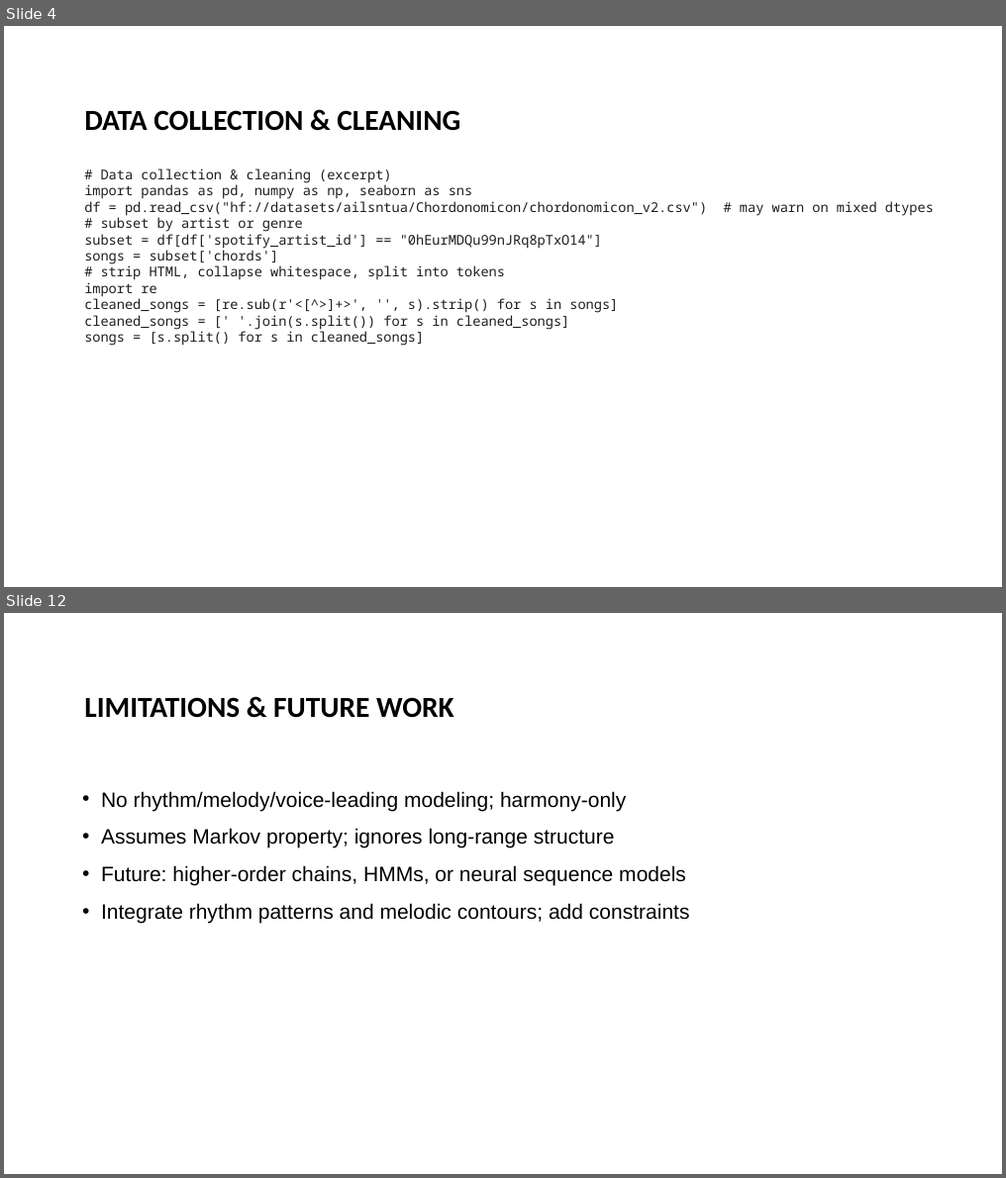
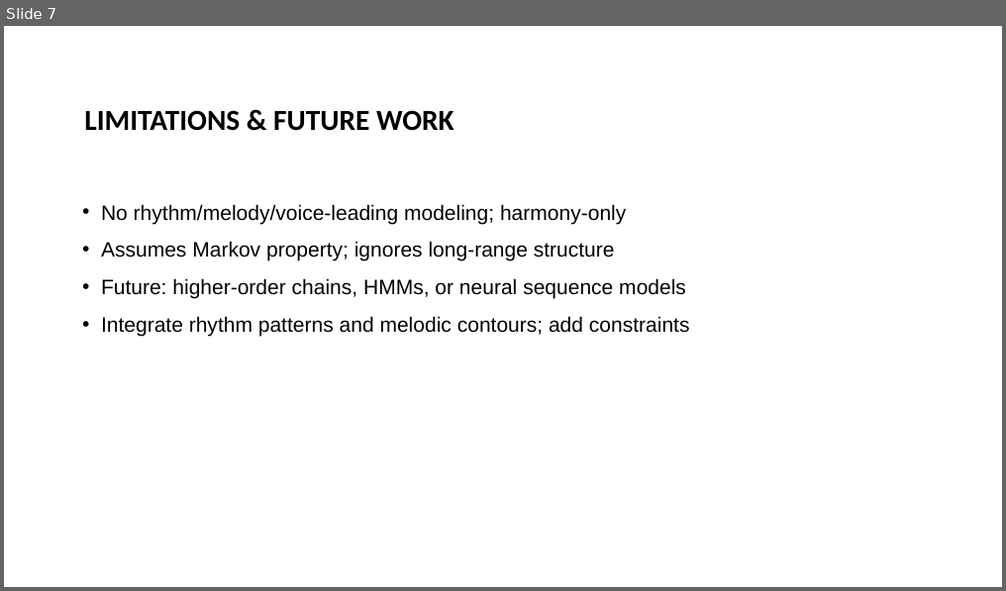
Before and after one commit to andersone17/MARKOV_MUSIC_GENERATOR, a slide deck: C2_Markov_Music_Generator_Presentation.pptx. Shown one above the other, each under a label of ours: slides 4 and 12 before the commit, slide 7 after it; the slides between them are not shown. The pictures are 1006x1178 and 1006x591 pixels, drawn with LibreOffice and Linux fonts; fonts in the diff are those of the drawing; background and template pictures are left out. Boxes give left, top, right and bottom in pixels: in the first picture for what was removed or moved away, otherwise in the second. Text is boxed around its words. In the diff, an @@ line names an element or a change of style, - is before the commit and + after.

```diff
--- a/C2_Markov_Music_Generator_Presentation.pptx
+++ b/C2_Markov_Music_Generator_Presentation.pptx
@@ slide 4 removed at box(4, 26, 1002, 587), background #FFFFFF @@
@@ title removed at box(84, 110, 460, 131) @@
-DATA COLLECTION & CLEANING
@@ text removed at box(84, 169, 707, 346) @@
-# Data collection & cleaning (excerpt)
-import pandas as pd, numpy as np, seaborn as sns
-df = pd.read_csv("hf://datasets/ailsntua/Chordonomicon/chordonomicon_v2.csv") # may warn on mixed dtypes
-# subset by artist or genre
-subset = df[df['spotify_artist_id'] == "0hEurMDQu99nJRq8pTxO14"]
-songs = subset['chords']
-# strip HTML, collapse whitespace, split into tokens
-import re
-cleaned_songs = [re.sub(r'<[^>]+>', '', s).strip() for s in songs]
-cleaned_songs = [' '.join(s.split()) for s in cleaned_songs]
-songs = [s.split() for s in cleaned_songs]
@@ what was slide 12 is now slide 7 @@
```
Also in this commit, not shown: 5 slides changed, 2 slides added, 6 other slides removed.
